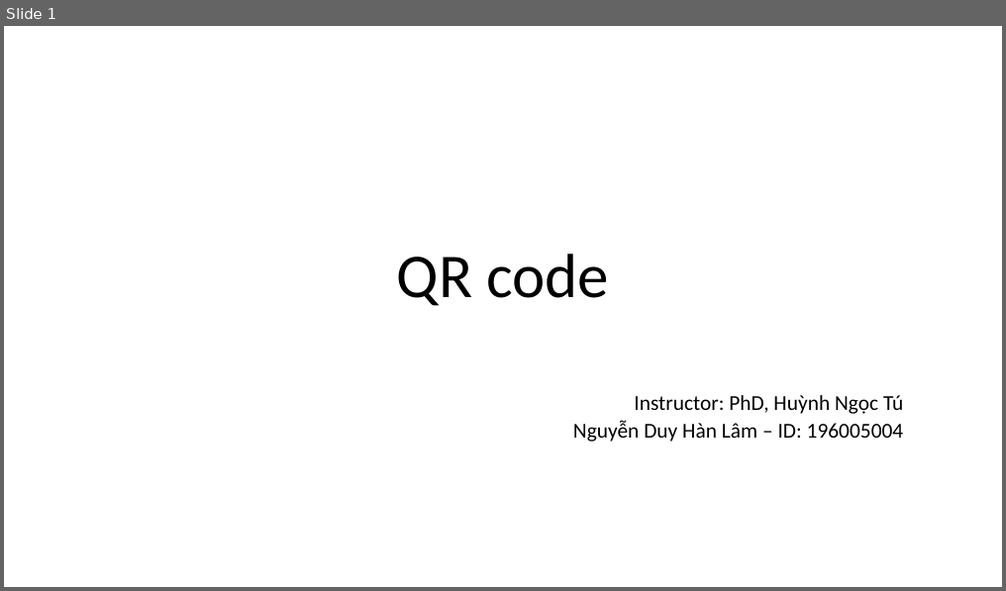
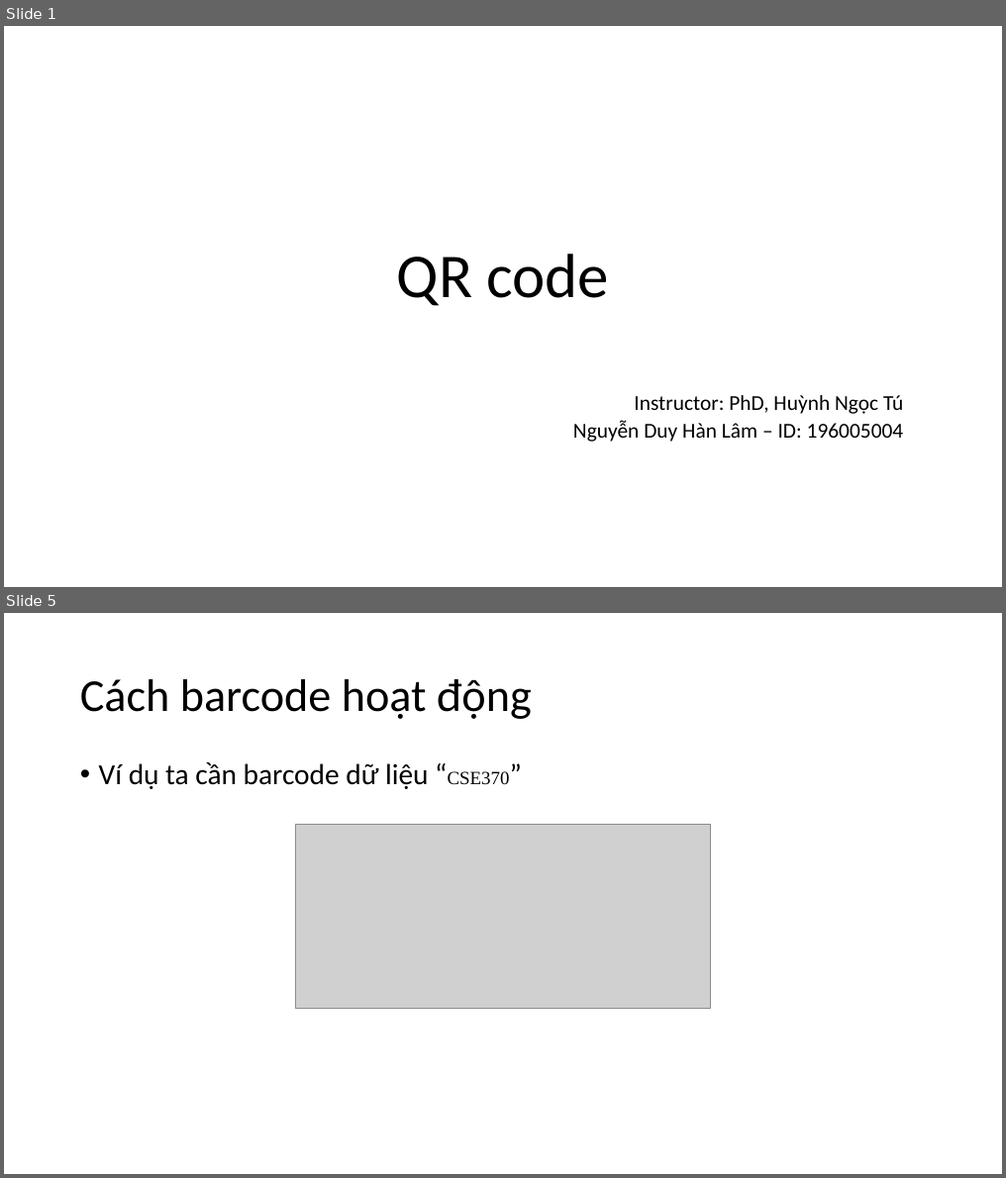
Before and after one commit to nguyenduyhanlam/Information_Security, a slide deck: QR code.pptx. Shown one above the other, each under a label of ours: slide 1 before the commit, slides 1 and 5 after it; the slides between them are not shown. The pictures are 1006x591 and 1006x1178 pixels, drawn with LibreOffice and Linux fonts; fonts in the diff are those of the drawing; grey boxes stand for pictures. Boxes give left, top, right and bottom in pixels: in the first picture for what was removed or moved away, otherwise in the second. Text is boxed around its words. In the diff, an @@ line names an element or a change of style, - is before the commit and + after.

```diff
--- a/QR code.pptx
+++ b/QR code.pptx
@@ slide 5 added at (4, 613, 1002, 1174), background #FFFFFF @@
@@ title added at (80, 679, 532, 719), 44 pt, text #000000 @@
+Cách barcode hoạt động
@@ text added at (99, 762, 510, 789), 28 pt, text #000000 @@
+• Ví dụ ta cần barcode dữ liệu “CSE370”
@@ picture added at (295, 825, 711, 1008) @@
```
Also in this commit, not shown: 21 other slides added.
